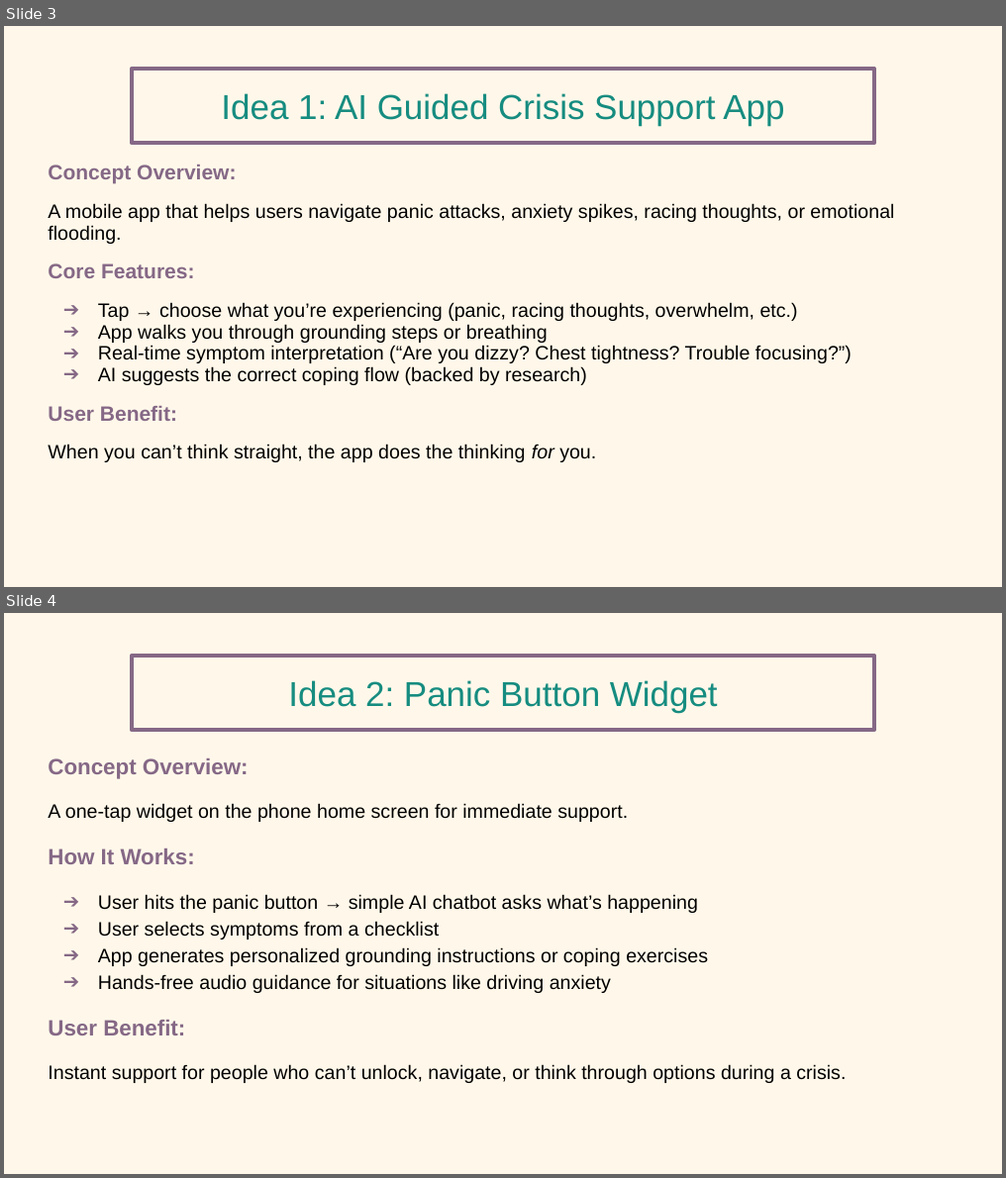
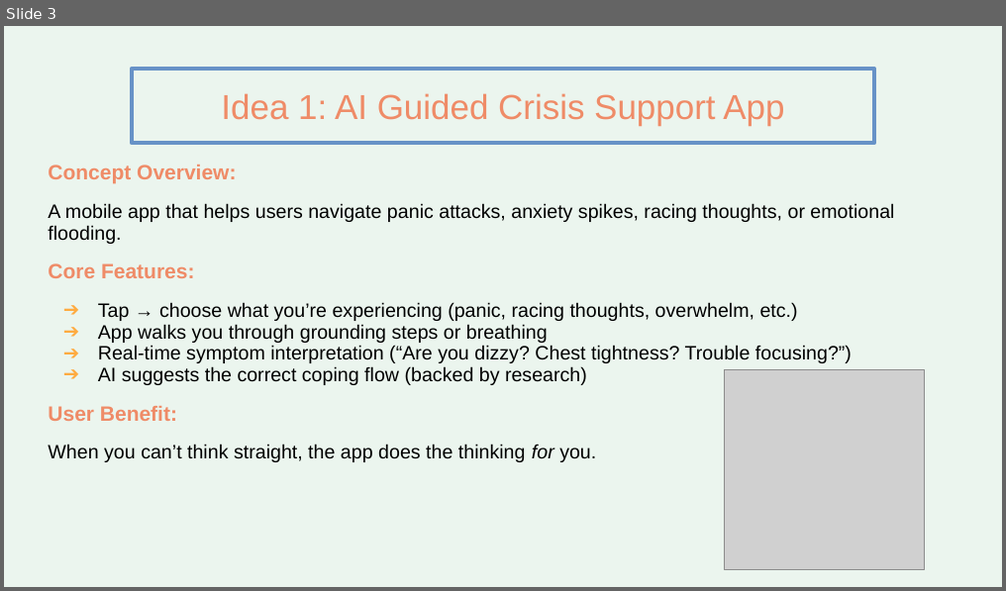
Before and after one commit to pedemaris/ai-innovators-mental-health-support, a slide deck: PP_CalmStep_Capstone_AAI101 2.pptx. Shown one above the other, each under a label of ours: slides 3 and 4 before the commit, slide 3 after it. The pictures are 1006x1178 and 1006x591 pixels, drawn with LibreOffice and Linux fonts; fonts in the diff are those of the drawing; grey boxes stand for pictures. Boxes give left, top, right and bottom in pixels: in the first picture for what was removed or moved away, otherwise in the second. Text is boxed around its words. In the diff, an @@ line names an element or a change of style, - is before the commit and + after.

```diff
--- a/PP_CalmStep_Capstone_AAI101 2.pptx
+++ b/PP_CalmStep_Capstone_AAI101 2.pptx
@@ slide 4 removed at [4, 613, 1002, 1174], background #FFF8EA @@
@@ rectangle removed at [132, 656, 874, 731] @@
@@ title removed at [288, 680, 718, 712] @@
-Idea 2: Panic Button Widget
@@ text removed at [48, 759, 846, 1083] @@
-Concept Overview:
-A one-tap widget on the phone home screen for immediate support.
-How It Works:
-➔ User hits the panic button → simple AI chatbot asks what’s happening
-➔ User selects symptoms from a checklist
-➔ App generates personalized grounding instructions or coping exercises
-➔ Hands-free audio guidance for situations like driving anxiety
-User Benefit:
-Instant support for people who can’t unlock, navigate, or think through options during a crisis.
@@ slide 3 changed as well @@
@@ background #FFF8EA to #EBF5EE @@
@@ title "Idea 1: AI Guided Crisis ..." at [221, 93, 784, 125]: text colour #168C80 to #EF8B67 @@
@@ rectangle at [132, 69, 874, 144]: outline #856886 3 pt to #6792C7 3 pt @@
@@ text at [48, 165, 851, 421]: text colour #856886 to #EF8B67 in "Concept Overview:", "Core Features:", "User Benefit:"; bullet colour #856886 to #FFAB40 @@
@@ picture added at [725, 370, 925, 570] @@
```
Also in this commit, not shown: 10 other slides changed.
